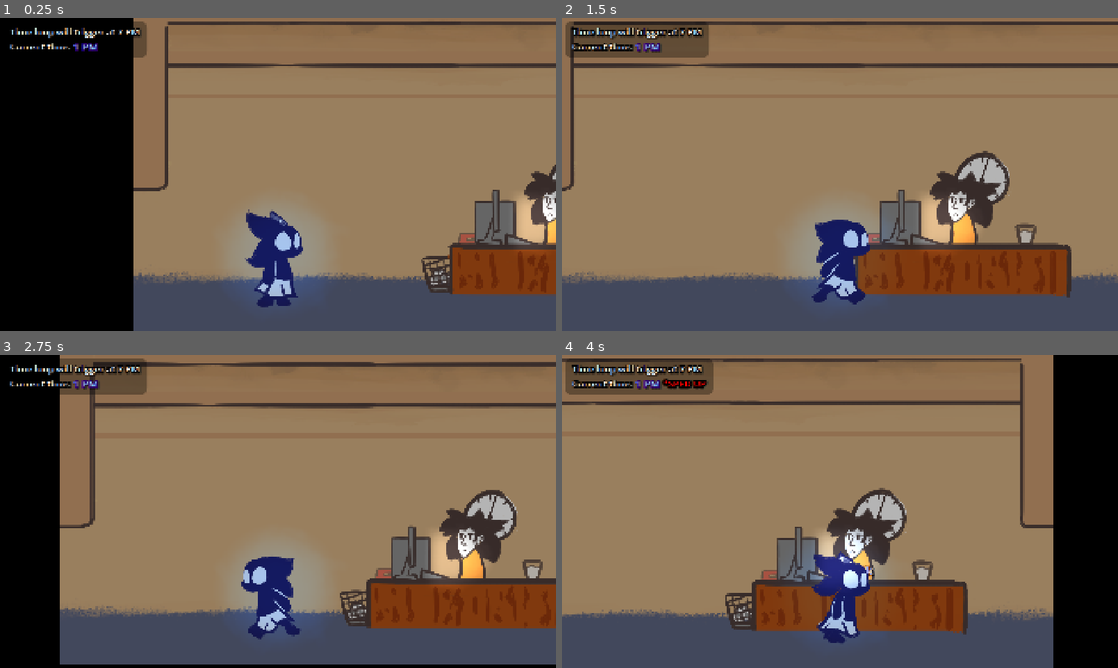
Above: before the commit, frames 1-4 (two rows, left to right).
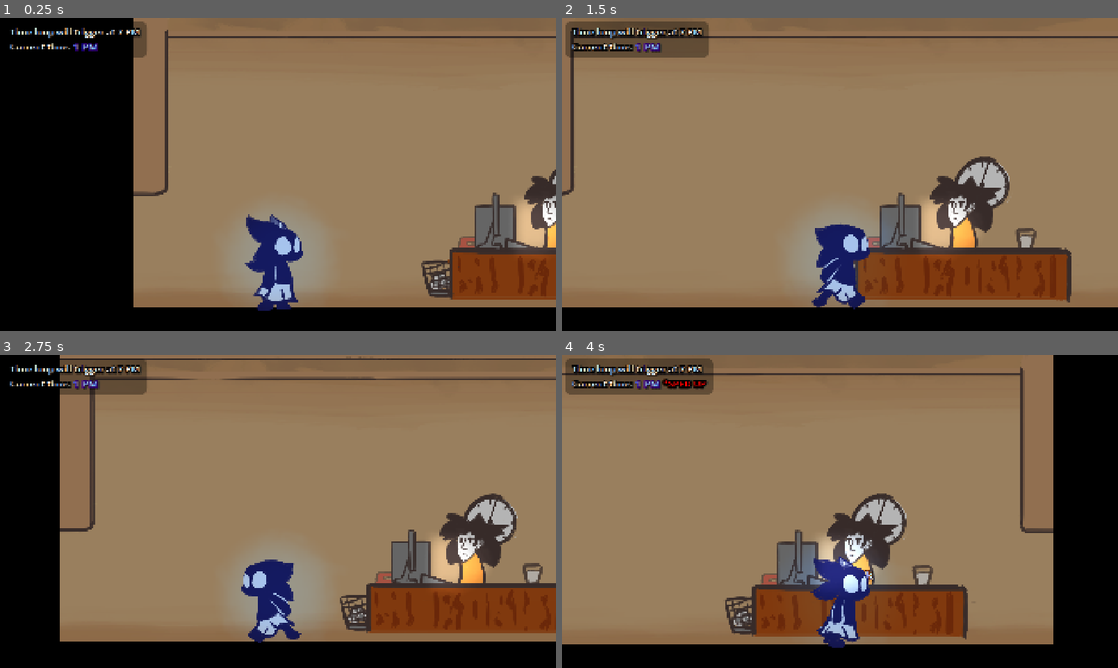
Above: after the commit, the same moments.

Repository: FlooferLand/timeloop-game
Game: Godot game, scene res://levels/the_building/the_building.tscn
Same seed, same stepped clock (60 frames per second), same inputs: the game is played once before the commit and once after it. This scene is started directly instead of the project's main scene. Sound files missing from this copy of the repository are replaced by a short silence.
Inputs (mouse positions are in pixels of both pictures, inside the frame that each line leads up to):
- Up to frame 1 (0.25 s): no input
- Up to frame 2 (1.5 s): tap Enter at 0.5 s; move the mouse to (962, 158) at 0.52 s; hold Space (advance_dialog) 0.53-1.28 s; hold D (walk_right) from 0.53 s (still down); click (962, 158) at 0.67 s; move the mouse to (728, 190) at 1.27 s; tap Up (interact) at 1.35 s
- Up to frame 3 (2.75 s): move the mouse to (333, 442) at 2.02 s; release D (walk_right) at 2.03 s; hold A (walk_left) from 2.03 s (still down); hold Shift (sprint) from 2.03 s (still down)
- Up to frame 4 (4 s): move the mouse to (812, 574) at 2.77 s; release A (walk_left) at 2.78 s; release Shift (sprint) at 2.78 s; hold D (walk_right) from 2.78 s (still down); tap T at 2.85 s; click (812, 574) at 2.92 s; move the mouse to (1006, 558) at 3.52 s; hold Space (advance_dialog) from 3.53 s (still down)

The runs differ from the first frame. In frame 1, 16% of the frame differs, in the area x 24-100%, y 1-100%; in frame 2, 21%, in the area x 0-100%, y 1-100%; in frame 3, 20%; in frame 4, 19%.

Commit message:
Overextend roof/floor to solve black borders

Diff:
--- a/entities/player/Player.tscn
+++ b/entities/player/Player.tscn
@@ -38,7 +38,7 @@
 debug_color = Color(0, 0.6, 0.701961, 0.180392)
 
 [node name="Camera2D" type="Camera2D" parent="."]
-position = Vector2(0, -450)
+position = Vector2(0, -465)
 process_callback = 0
 limit_enabled = false
 
--- a/entities/room/auto_room.gd
+++ b/entities/room/auto_room.gd
@@ -44,17 +44,17 @@
 
 	# Ceiling
 	var ceil_tex_size := ceiling.texture.get_size()
-	var ceiling_height := 1.1
-	ceiling.position = Vector2(0, (-size.y - ((ceiling_height * ceil_tex_size.y) * 0.1)))
+	var ceiling_height := 1.2
+	ceiling.position = Vector2(0, (-size.y - ((ceiling_height * ceil_tex_size.y) * 0.15)))
 	ceiling.scale = Vector2(
 		size.x / ceil_tex_size.x,
-		1.0 + ceiling_height
+		1.0
 	)
 
 	# Floor
-	var floor_height := 1.1
+	var floor_height := 1.15
 	var floor_tex_size := ceiling.texture.get_size()
-	floor.position = Vector2(0, -(floor_tex_size.y * (floor_height - 0.05)))
+	floor.position = Vector2(0, -(floor_tex_size.y * (floor_height - 0.2)))
 	floor.scale = Vector2(size.x / floor_tex_size.x, floor_height)
 
 	# Background
--- a/entities/room/room.tscn
+++ b/entities/room/room.tscn
@@ -16,11 +16,11 @@
 
 [sub_resource type="ShaderMaterial" id="ShaderMaterial_vouxh"]
 shader = ExtResource("4_vouxh")
-shader_parameter/tile = Vector2(0.5208333, 2.1)
+shader_parameter/tile = Vector2(0.5208333, 1)
 
 [sub_resource type="ShaderMaterial" id="ShaderMaterial_7we7q"]
 shader = ExtResource("4_vouxh")
-shader_parameter/tile = Vector2(0.5208333, 1.1)
+shader_parameter/tile = Vector2(0.5208333, 1.15)
 
 [sub_resource type="RectangleShape2D" id="RectangleShape2D_eocep"]
 resource_local_to_scene = true
@@ -56,17 +56,18 @@
 
 [node name="Ceiling" type="Sprite2D" parent="AutoRoom"]
 material = SubResource("ShaderMaterial_vouxh")
-position = Vector2(0, -1016.17)
-scale = Vector2(0.5208333, 2.1)
+position = Vector2(0, -1026.46)
+scale = Vector2(0.5208333, 1)
 texture = ExtResource("7_hgt0f")
 centered = false
 script = ExtResource("6_oqp6b")
 metadata/_custom_type_script = "uid://c68vouwqotsv6"
 
 [node name="Floor" type="Sprite2D" parent="AutoRoom"]
+visible = false
 material = SubResource("ShaderMaterial_7we7q")
-position = Vector2(0, -154.35)
-scale = Vector2(0.5208333, 1.1)
+position = Vector2(0, -139.65)
+scale = Vector2(0.5208333, 1.15)
 texture = ExtResource("8_t3ekj")
 centered = false
 script = ExtResource("6_oqp6b")
